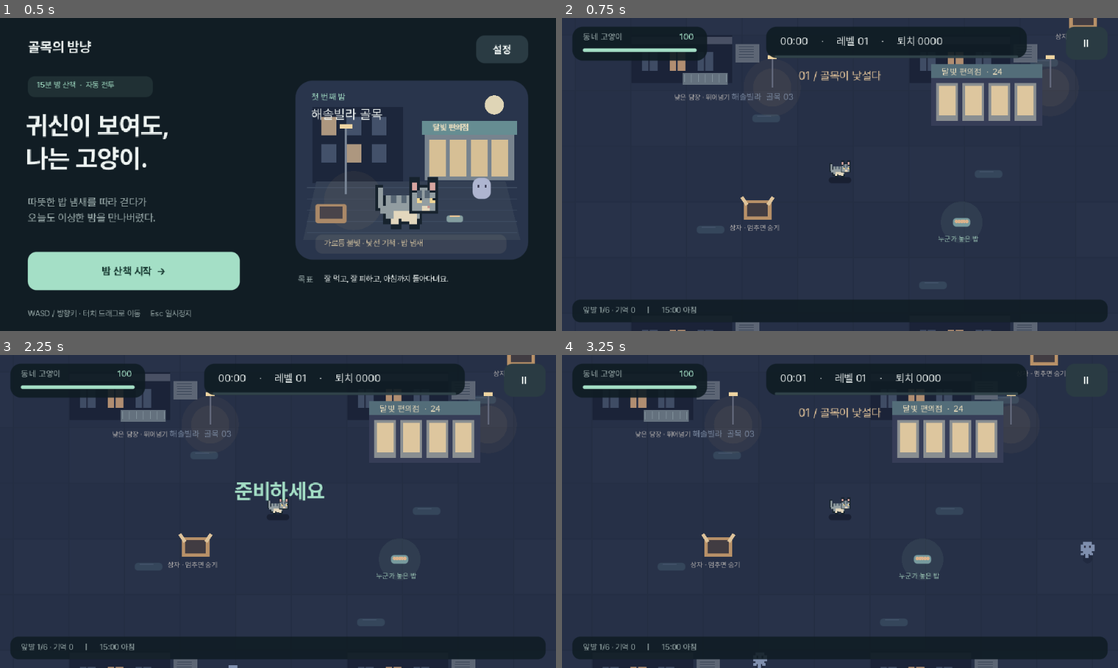
Above: before the commit, frames 1-4 (two rows, left to right).
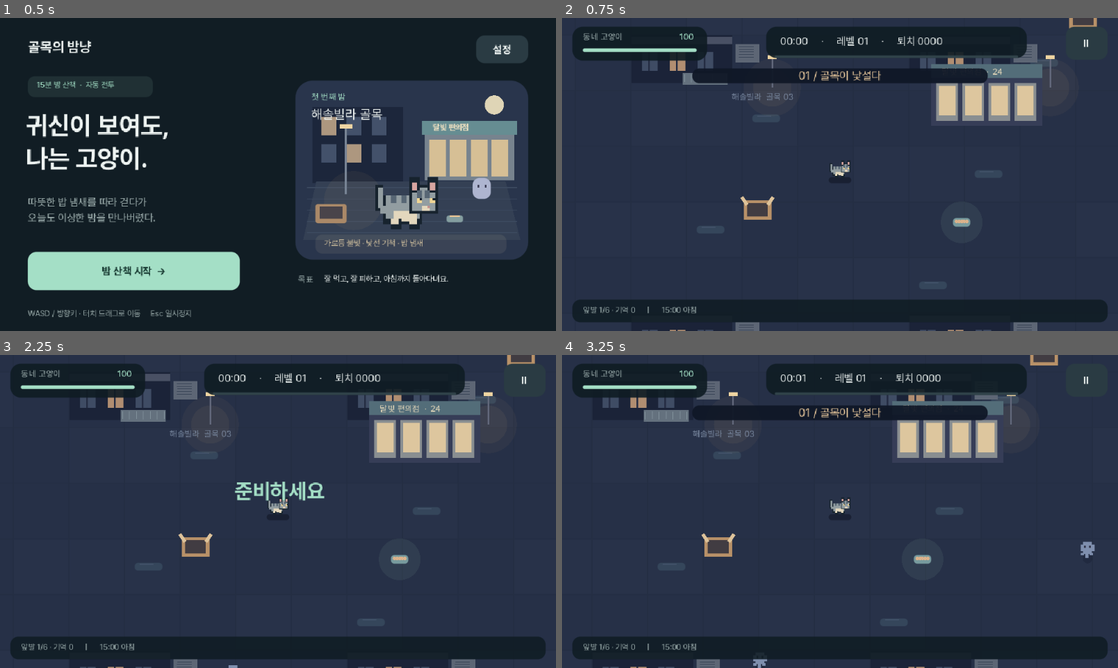
Above: after the commit, the same moments.

Repository: chlee1252/roguelike
Game: Godot game, scene res://app/game.tscn
The game is run twice, just before and just after one commit, with the same random seed, the same clock (stepped at 60 frames per second) and the same inputs.
Inputs (mouse positions are in pixels of both pictures, inside the frame that each line leads up to):
- Up to frame 1 (0.5 s): no input
- Up to frame 2 (0.75 s): click "밤 산책 시작 →" at 0.5 s
- Up to frame 3 (2.25 s): click "Ⅱ" at 1.25 s; click "계속하기" at 2 s
- Up to frame 4 (3.25 s): tap Enter at 2.75, 2.85 s; move the mouse to (962, 495) at 2.77 s; hold D from 2.78 s (still down); click (962, 495) at 2.92 s

Frame 1 is identical in both runs. In frame 2, 2.2% of the frame differs, in the area x 20-91%, y 4-72%; in frame 3, 0.3%; in frame 4, 2.4%, in the area x 13-91%, y 4-72%.

Commit message:
fix: refine cat game mobile readability and record validation

Diff:
--- a/game/field.gd
+++ b/game/field.gd
@@ -56,18 +56,21 @@
 				draw_rect(Rect2(at - Vector2(12, 7), Vector2(24, 15)), Color("413c42"))
 				draw_line(at + Vector2(-18, -14), at + Vector2(-12, -5), Color("dec39a"), 4)
 				draw_line(at + Vector2(18, -14), at + Vector2(12, -5), Color("dec39a"), 4)
-				_text("상자 · 멈추면 숨기", at + Vector2(-32, 24), 8, Color("b9b5b2"))
+				if battle.player.distance_to(object.at) < 80:
+					_text("상자 · 멈추면 숨기", at + Vector2(-32, 24), 8, Color("b9b5b2"))
 			1:
 				draw_circle(at, 24, Color(0.65, 0.84, 0.72, 0.08))
 				draw_style_box(GameSkin.box(Color("789b9e"), 4), Rect2(at - Vector2(10, 5), Vector2(20, 10)))
 				for n in 5:
 					draw_circle(at + Vector2(n * 3 - 6, -1), 2, Color("dbb28b"))
-				_text("누군가 놓은 밥", at + Vector2(-27, 22), 8, Color("a4cfbc"))
+				if battle.player.distance_to(object.at) < 80:
+					_text("누군가 놓은 밥", at + Vector2(-27, 22), 8, Color("a4cfbc"))
 			2:
 				draw_rect(Rect2(at - Vector2(26, 7), Vector2(52, 14)), Color("64717e"))
 				for x in range(-24, 25, 8):
 					draw_line(at + Vector2(x, -5), at + Vector2(x, 4), Color("8696a0"))
-				_text("낮은 담장 · 뛰어넘기", at + Vector2(-36, 24), 8, Color("b9b5b2"))
+				if battle.player.distance_to(object.at) < 80:
+					_text("낮은 담장 · 뛰어넘기", at + Vector2(-36, 24), 8, Color("b9b5b2"))
 	for fire in battle.fur_patches:
 		var at: Vector2 = fire.at + shift
 		if visible_rect.has_point(at):
@@ -122,7 +125,7 @@
 				draw_arc(at, 2, battle.elapsed * 12, battle.elapsed * 12 + PI, 8, Color("425f62"), 1)
 			else:
 				draw_circle(at, 5 if pool.aux[i] > 0 else 4, Color("2a243b"))
-				draw_circle(at, 3, Color("f397af"), pool.aux[i] <= 0, 1)
+				draw_circle(at, 3, Color("f397af"), pool.aux[i] <= 0, -1 if pool.aux[i] <= 0 else 1)
 				draw_circle(at, 1, Color("fff0dd"))
 	for effect in battle.effects:
 		var at: Vector2 = effect.at + shift
--- a/game/run.gd
+++ b/game/run.gd
@@ -126,6 +126,7 @@
 	_panel(hud, Rect2(12, 324, 616, 26), Color(0.06, 0.11, 0.14, 0.88), 9)
 	loadout = _label(hud, "", Vector2(24, 330), 9, GameSkin.MUTED)
 	wave_label = _label(hud, "", Vector2(150, 58), 13, Color("e6c69b"))
+	wave_label.add_theme_stylebox_override("normal", GameSkin.box(Color(0.06, 0.09, 0.15, 0.94), 8))
 	wave_label.size.x = 340
 	wave_label.horizontal_alignment = HORIZONTAL_ALIGNMENT_CENTER
 	health_bar = ProgressBar.new()
@@ -182,7 +183,8 @@
 		_button(overlay, "밤 산책 시작  →", Rect2(32, 269, 244, 44), start_run, true)
 	_label(overlay, "목표", Vector2(343, 294), 10, GameSkin.MUTED)
 	_label(overlay, "잘 먹고, 잘 피하고, 아침까지 돌아다녀요.", Vector2(373, 294), 9)
-	_label(overlay, "WASD / 방향키 · 터치 드래그로 이동     Esc 일시정지", Vector2(32, 334), 9, GameSkin.MUTED)
+	var hint := "화면을 누르고 끌어 이동 · 공격은 고양이가 알아서 해요" if OS.has_feature("mobile") else "WASD / 방향키 · 터치 드래그로 이동     Esc 일시정지"
+	_label(overlay, hint, Vector2(32, 334), 9, GameSkin.MUTED)
 
 func start_run() -> void:
 	_clear_save()
Not shown, changed: docs/game-validation.md
